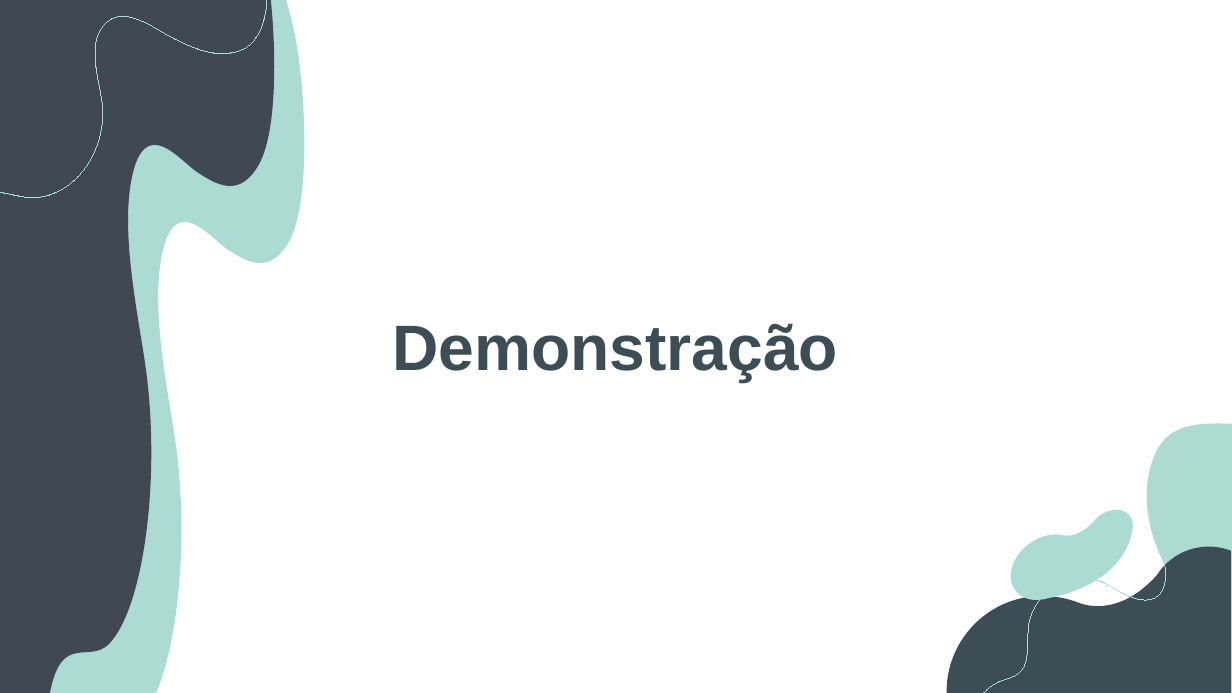
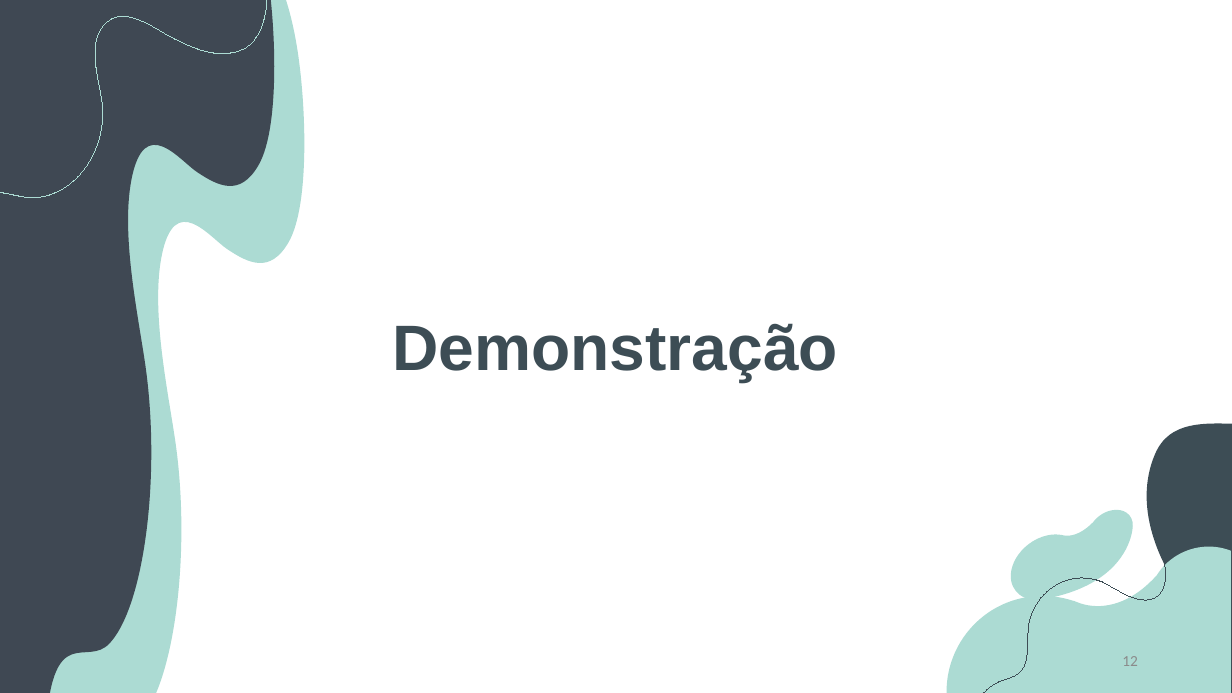
Before and after one commit to BernardoFMF/surf-management-app, a slide deck: slide 12 of docs/demonstracao-progresso.pptx (slide 11 before the commit). Drawn at 1232x693 pixels with LibreOffice and Linux fonts; fonts in the diff are those of the drawing. Boxes give left, top, right and bottom in pixels: in the first picture for what was removed or moved away, otherwise in the second. Text is boxed around its words. In the diff, an @@ line names an element or a change of style, - is before the commit and + after.

```diff
--- a/docs/demonstracao-progresso.pptx
+++ b/docs/demonstracao-progresso.pptx
@@ freeform shape at (x1=1071, y1=183, x2=1232, y2=602): fill #ADDBD0 to #3D4D55 @@
@@ freeform shape at (x1=898, y1=461, x2=1232, y2=693): fill #3D4D55 to #ACDBD3 @@
@@ freeform shape at (x1=970, y1=461, x2=1232, y2=693): outline #ACDBD3 0.75 pt to #3D4D55 0.75 pt @@
@@ page number added at (x1=1122, y1=656, x2=1138, y2=666), 12 pt, text #8C8C8C @@
+12
```
Also in this commit, not shown: 12 other slides changed, 1 slide added.
